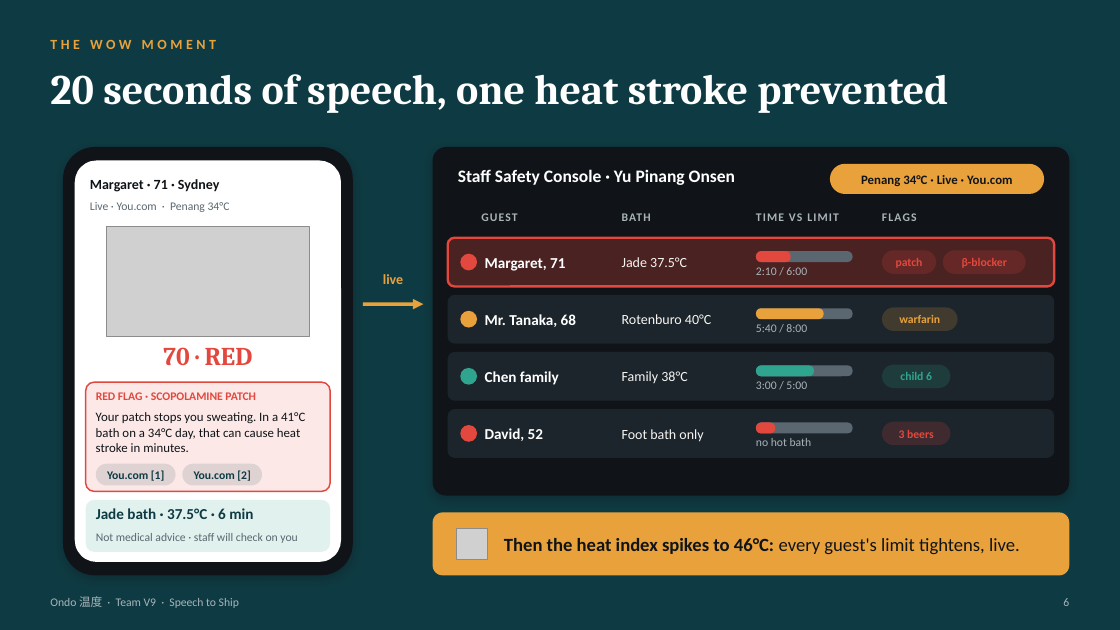
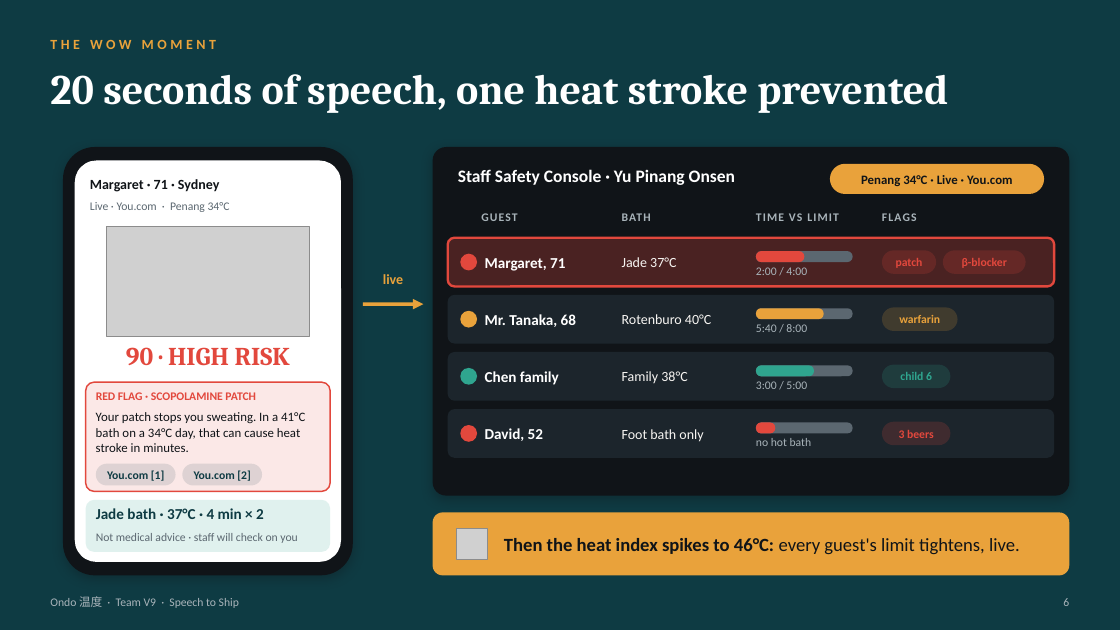
Before and after one commit to vnmoorthy/ondo, a slide deck: slide 6 of deck/Ondo-Pitch.pptx. Drawn at 1120x630 pixels with LibreOffice and Linux fonts; fonts in the diff are those of the drawing; grey boxes stand for pictures. Boxes give left, top, right and bottom in pixels: in the first picture for what was removed or moved away, otherwise in the second. Text is boxed around its words. In the diff, an @@ line names an element or a change of style, - is before the commit and + after.

```diff
--- a/deck/Ondo-Pitch.pptx
+++ b/deck/Ondo-Pitch.pptx
@@ text at box(622, 257, 676, 267): text changed @@
-Jade 37.5°C
+Jade 37°C
@@ rounded rectangle: place and size @@
-rounded rectangle at box(756, 251, 791, 262)
+rounded rectangle at box(756, 251, 804, 262)
@@ text at box(756, 267, 807, 275): text changed @@
-2:10 / 6:00
+2:00 / 4:00
@@ text at box(126, 347, 290, 366): text changed @@
-70 · RED
+90 · HIGH RISK
@@ text at box(96, 508, 264, 519): text changed @@
-Jade bath · 37.5°C · 6 min
+Jade bath · 37°C · 4 min × 2
```
Also in this commit, not shown: 2 other files.
